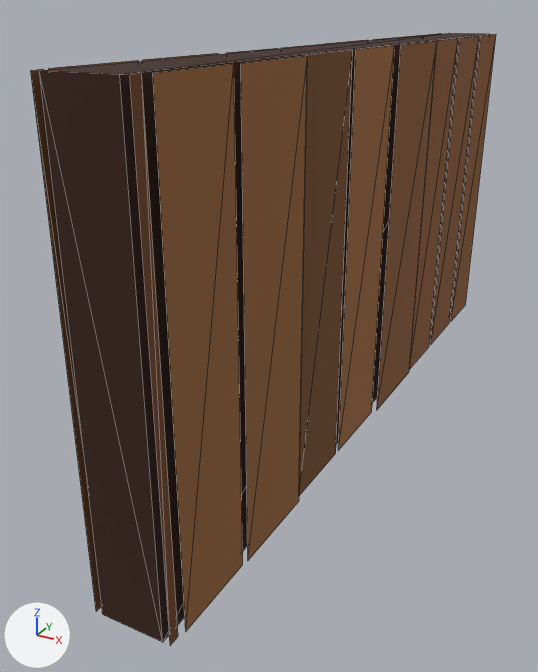
Before and after pictures for a commit that changed the glTF model houses/wall-timber-half.glb.
Both versions are drawn from a 50 mm camera at (0.824, -0.91, 0.54) aimed at (0.378, -0.098, 0.134). The lights are fixed; the arrows at lower left show +X, +Y and +Z. The picture after the commit comes second. Mesh edges are drawn as thin lines. Vertices at exactly the same position are counted once.

The first picture shows 'wall-timber-half'.
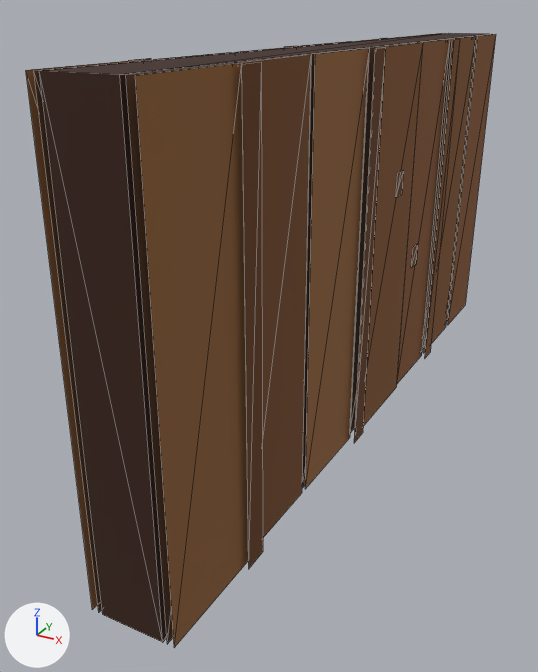
Location of each change, [x1, y1, x2, y2] in pixels of the pictures (538 x 672 px):
'wall-timber-half', reshaped
    before: [31, 33, 496, 645]
    after: [26, 33, 496, 648]
part 1 of me_wall_timber_half, rebuilt
    before: [377, 41, 437, 410]
    after: [363, 43, 423, 426]
part 2 of me_wall_timber_half, rebuilt (25% wider)
    before: [153, 64, 243, 631]
    after: [135, 63, 248, 648]
part 3 of me_wall_timber_half, rebuilt
    before: [325, 40, 368, 44]
    after: [297, 41, 352, 47]
part 4 of me_wall_timber_half, rebuilt
    before: [49, 60, 138, 70]
    after: [26, 60, 143, 610]
part 5 of me_wall_timber_half, rebuilt (17% wider)
    before: [338, 45, 395, 451]
    after: [350, 42, 417, 433]
part 6 of me_wall_timber_half, rebuilt
    before: [281, 44, 326, 49]
    after: [303, 41, 358, 47]
part 7 of me_wall_timber_half, rebuilt
    before: [143, 53, 218, 61]
    after: [153, 52, 231, 60]
part 8 of me_wall_timber_half, rebuilt (10% wider)
    before: [431, 36, 479, 344]
    after: [423, 36, 476, 353]
part 9 of me_wall_timber_half, rebuilt (20% wider)
    before: [299, 50, 353, 496]
    after: [305, 48, 370, 489]
part 10 of me_wall_timber_half, rebuilt (10% wider)
    before: [410, 38, 458, 368]
    after: [397, 39, 450, 384]
part 11 of me_wall_timber_half, rebuilt
    before: [241, 56, 308, 561]
    after: [242, 55, 311, 538]
part 12 of me_wall_timber_half, deleted (brown)
    before: [130, 74, 178, 645]
part 13 of me_wall_timber_half, deleted
    before: [31, 69, 101, 611]
part 14 of me_wall_timber_half, built on
    before: [427, 33, 496, 321]
    after: [34, 33, 496, 644]

The change, as a list of edits to the scene's bpy script:
```text
Change me_wall_timber_half:
    used by ob_wall_timber_half; location = (0.0, 0.0, 0.0)
    remove me_wall_timber_half.from_pydata(...)  # 80 vertices, 48 faces; spans x 0.4..0.5, y -0.5..0.5, z 0.0..0.5
    add me_wall_timber_half.from_pydata(...)  # 160 vertices, 88 faces; spans x 0.394..0.506, y -0.5..0.5, z 0.0..0.5
    me_wall_timber_half part 1: the loose piece of 4 vertices spanning x 0.5, y 0.008..0.153, z 0.0..0.5 is rebuilt with 4 vertices and now spans x 0.5, y -0.072..0.093, z 0.0..0.5
    me_wall_timber_half part 2: the loose piece of 4 vertices spanning x 0.497, y -0.479..-0.373, z 0.0..0.5 is rebuilt with 4 vertices and now spans x 0.499, y -0.5..-0.364, z 0.0..0.5
    me_wall_timber_half part 3: the loose piece of 4 vertices spanning x 0.4, y 0.008..0.153, z 0.0..0.5 is rebuilt with 4 vertices and now spans x 0.4, y -0.072..0.093, z 0.0..0.5
    me_wall_timber_half part 4: the loose piece of 4 vertices spanning x 0.403, y -0.479..-0.373, z 0.0..0.5 is rebuilt with 4 vertices and now spans x 0.401, y -0.5..-0.364, z 0.0..0.5
    me_wall_timber_half part 5: the loose piece of 4 vertices spanning x 0.495, y -0.119..0.0, z 0.0..0.5 is rebuilt with 4 vertices and now spans x 0.491, y -0.072..0.093, z 0.0..0.5
    me_wall_timber_half part 6: the loose piece of 4 vertices spanning x 0.405, y -0.119..0.0, z 0.0..0.5 is rebuilt with 4 vertices and now spans x 0.409, y -0.072..0.093, z 0.0..0.5
    me_wall_timber_half part 7: the loose piece of 4 vertices spanning x 0.401, y -0.365..-0.244, z 0.0..0.5 is rebuilt with 4 vertices and now spans x 0.405, y -0.356..-0.227, z 0.0..0.5
    me_wall_timber_half part 8: the loose piece of 4 vertices spanning x 0.497, y 0.272..0.385, z 0.0..0.5 is rebuilt with 4 vertices and now spans x 0.497, y 0.232..0.365, z 0.0..0.5
    me_wall_timber_half part 9: the loose piece of 4 vertices spanning x 0.495, y -0.236..-0.127, z 0.0..0.5 is rebuilt with 4 vertices and now spans x 0.495, y -0.219..-0.08, z 0.0..0.5
    me_wall_timber_half part 10: the loose piece of 4 vertices spanning x 0.497, y 0.161..0.264, z 0.0..0.5 is rebuilt with 4 vertices and now spans x 0.497, y 0.101..0.224, z 0.0..0.5
    me_wall_timber_half part 11: the loose piece of 4 vertices spanning x 0.499, y -0.365..-0.244, z 0.0..0.5 is rebuilt with 4 vertices and now spans x 0.495, y -0.356..-0.227, z 0.0..0.5
    me_wall_timber_half part 12: the loose piece of 4 vertices spanning x 0.494, y -0.5..-0.487, z 0.0..0.5 is deleted
    me_wall_timber_half part 13: the loose piece of 4 vertices spanning x 0.406, y -0.5..-0.487, z 0.0..0.5 is deleted
    me_wall_timber_half part 14: 4 vertices removed from x 0.402..0.498, y 0.393, z 0.0..0.5; 92 vertices added at x 0.394..0.506, y -0.5..0.496, z 0.0..0.5
    other edits to the shape of me_wall_timber_half do not show in these pictures
```
